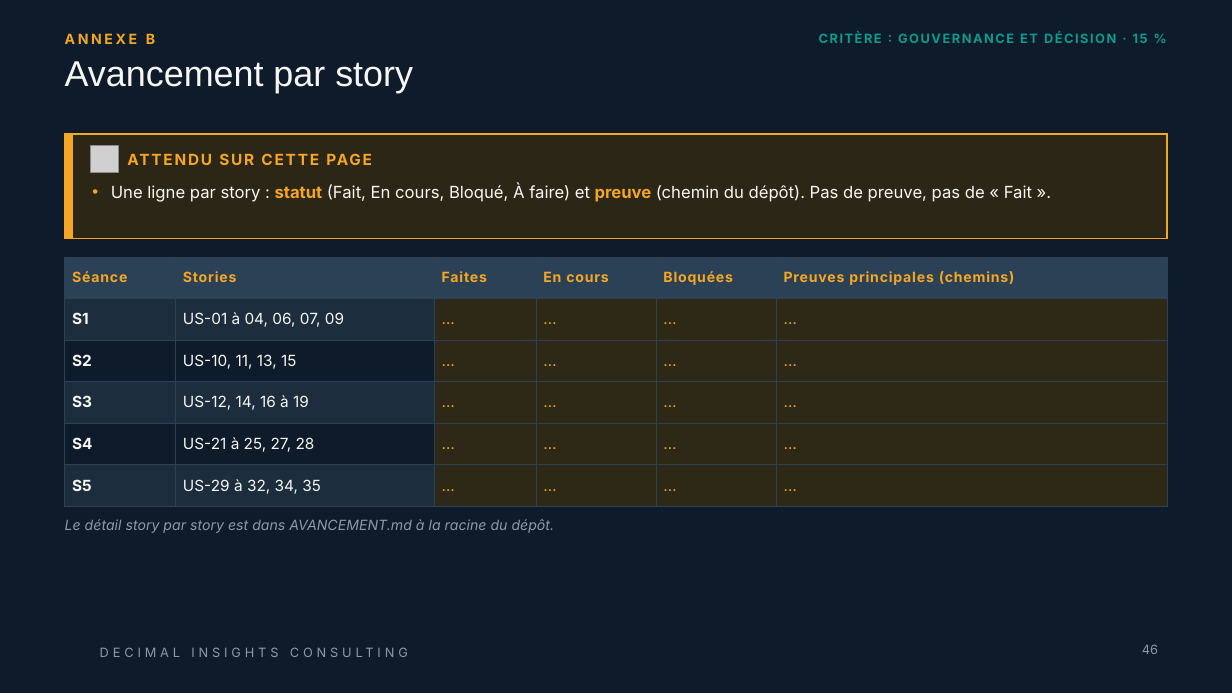
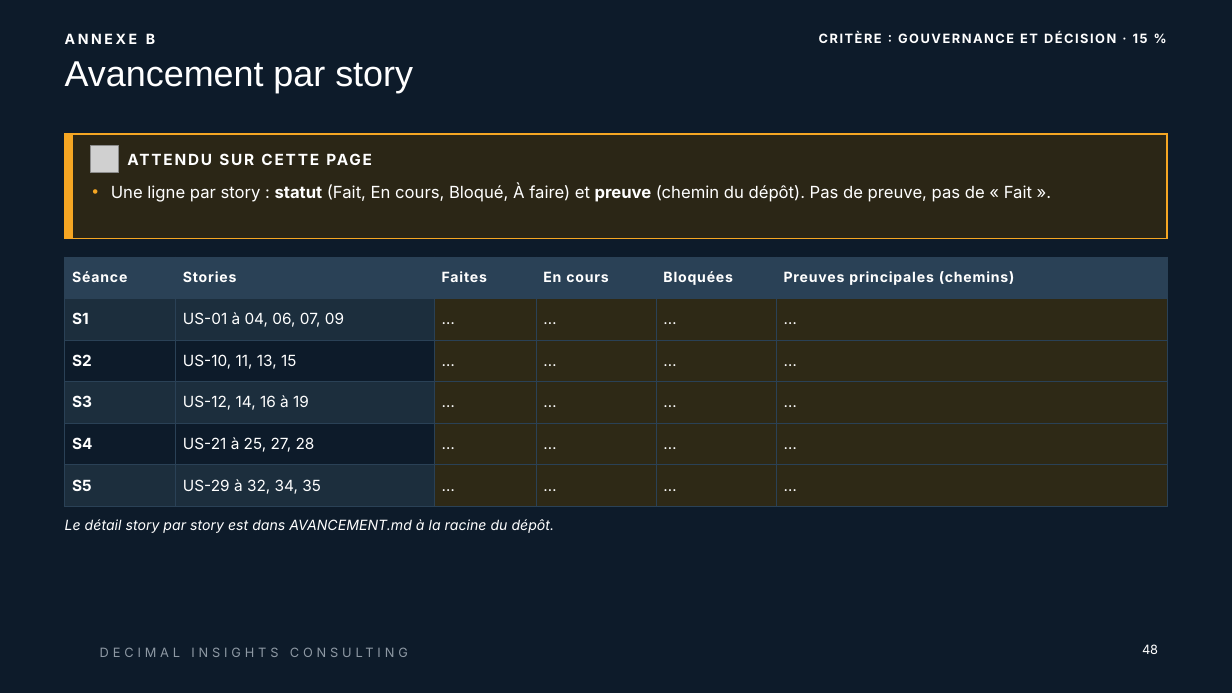
Before and after one commit to ruthabebeneg/td-qualite-g02, a slide deck: slide 48 of livrables/Livrable_Groupe_TD_AssurConnect.pptx (slide 46 before the commit). Drawn at 1232x693 pixels with LibreOffice and Linux fonts; fonts in the diff are those of the drawing; grey boxes stand for pictures; background and template pictures are left out. Boxes give left, top, right and bottom in pixels: in the first picture for what was removed or moved away, otherwise in the second. Text is boxed around its words. In the diff, an @@ line names an element or a change of style, - is before the commit and + after.

Commit message:
S3: compléter le PowerPoint du livrable et le journal des décisions

```diff
--- a/livrables/Livrable_Groupe_TD_AssurConnect.pptx
+++ b/livrables/Livrable_Groupe_TD_AssurConnect.pptx
@@ text "ANNEXE B" at (x1=65, y1=32, x2=155, y2=48): text colour #F5A623 to #FFFFFF @@
@@ text "CRITÈRE : GOUVERNANCE ET DÉCISION ..." at (x1=819, y1=32, x2=1148, y2=43): text colour #0F9B8E to #FFFFFF @@
@@ text "ATTENDU SUR CETTE PAGE" at (x1=128, y1=146, x2=867, y2=172): text colour #F5A623 to #FFFFFF @@
@@ text "Une ligne par story : ..." at (x1=111, y1=184, x2=1032, y2=202): text colour #F7F6F2 to #FFFFFF in "Une ligne par story : (Fait, En ..."; text colour #F5A623 to #FFFFFF in "statut preuve" @@
@@ table at (x1=65, y1=257, x2=1167, y2=506) @@
@@ text colour #F5A623 to #FFFFFF in "Séance", "Stories", "Faites", "En cours" and 22 more places @@
@@ text colour #F7F6F2 to #FFFFFF in "S1", "US-01 à 04, 06, 07, 09", "S2", "US-10, 11, 13, 15" and 6 more places @@
@@ text "Le détail story par story ..." at (x1=65, y1=519, x2=555, y2=533): text colour #8E99A4 to #FFFFFF @@
@@ page number at (x1=1142, y1=644, x2=1158, y2=654): text changed; text colour #8E99A4 to #FFFFFF @@
-46
+48
```
Also in this commit, not shown: 47 other slides changed, 2 slides added.
